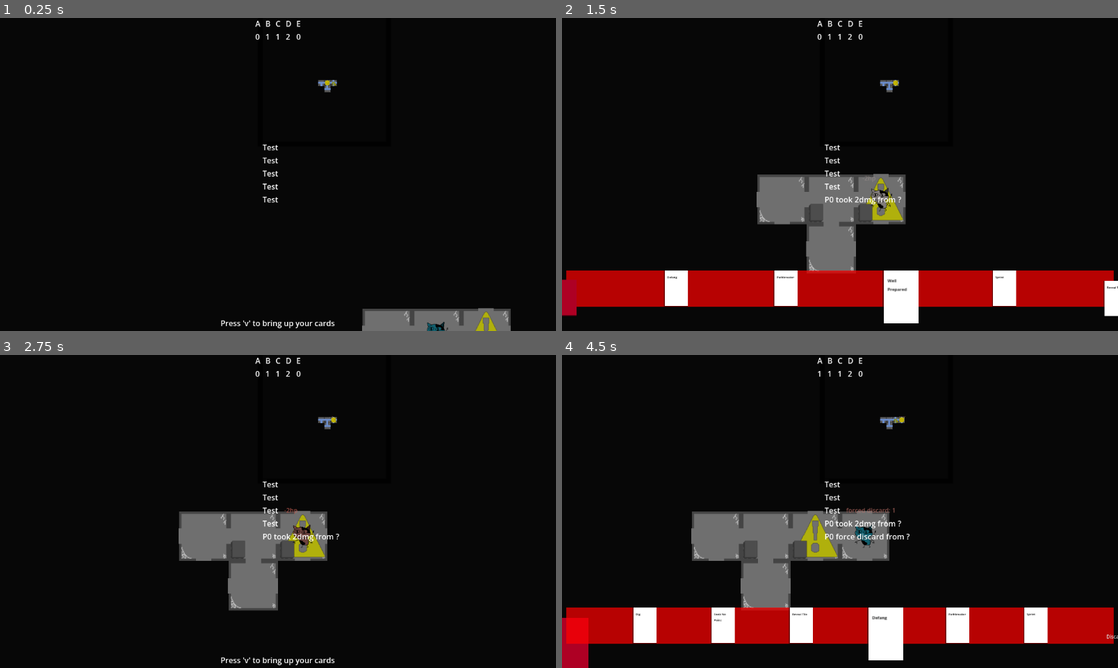
Above: before the commit, frames 1-4 (two rows, left to right).
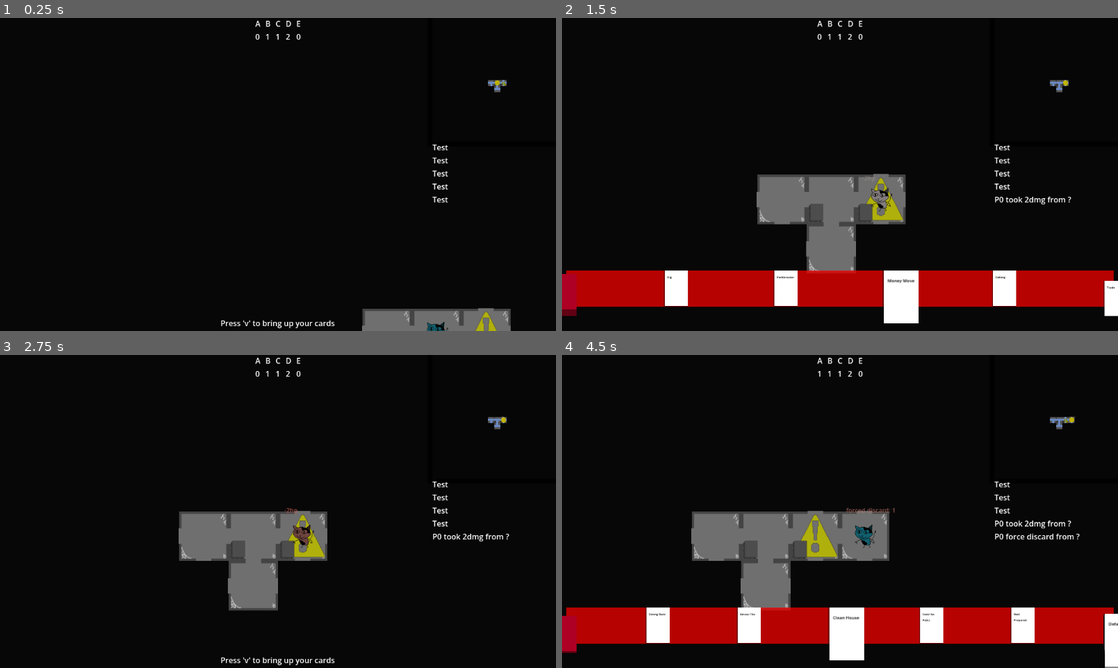
Above: after the commit, the same moments.

Repository: emrysshevek/gameganggame
Game: Godot game, scene res://scenes/GameScene.tscn
The game is run twice, just before and just after one commit, with the same random seed, the same clock (stepped at 60 frames per second) and the same inputs.
Inputs (mouse positions are in pixels of both pictures, inside the frame that each line leads up to):
- Up to frame 1 (0.25 s): no input
- Up to frame 2 (1.5 s): tap V (debug_v) at 0.5, 1.25 s; move the mouse to (962, 158) at 0.52 s; hold D (move_right) 0.53-1.25 s; tap G (discard) at 0.6 s; click (962, 158) at 0.67 s; drag from (728, 190) to (812, 237) at 1.27 s
- Up to frame 3 (2.75 s): move the mouse to (333, 442) at 2.02 s; hold D (move_right) from 2.03 s (still down); tap F (select) at 2.1 s; tap G (discard) at 2.3 s
- Up to frame 4 (4.5 s): release D (move_right) at 2.75 s; tap V (debug_v) at 2.75, 3.5, 4.25 s; drag from (812, 574) to (673, 464) at 2.77 s; move the mouse to (1006, 558) at 3.52 s; hold A (move_left) 3.53-4.25 s; tap Enter (toggle_end_turn) at 3.6 s; tap G (discard) at 3.8 s; drag from (673, 464) to (756, 433) at 4.27 s

The runs differ from the first frame. In frame 1, 0.5% of the frame differs, in the area x 47-92%, y 19-60%; in frame 2, 0.9%; in frame 3, 0.7%; in frame 4, 8.0%, in the area x 0-100%, y 19-100%.

Commit message:
Setup 6 cards, fixed minimap issue

Diff:
--- a/cards/cards/card_list.tres
+++ b/cards/cards/card_list.tres
@@ -8,15 +8,27 @@
 [ext_resource type="PackedScene" uid="uid://c1nfp633qvi8b" path="res://cards/cards/dig/dig_card.tscn" id="5_hu8k6"]
 [ext_resource type="PackedScene" uid="uid://bakduutvsha55" path="res://cards/cards/pathbreaker/pathbreaker_card.tscn" id="6_5t7bn"]
 [ext_resource type="PackedScene" uid="uid://dnojbgbc2wt4b" path="res://cards/cards/feelz_no_painz/feelz_no_painz_card.tscn" id="7_hy721"]
+[ext_resource type="PackedScene" uid="uid://cs10s4igty4ad" path="res://cards/cards/clean_house/clean_house_card.tscn" id="8_khsxp"]
+[ext_resource type="PackedScene" uid="uid://ww4t00vbsf14" path="res://cards/cards/trade/trade_card.tscn" id="9_4im7e"]
+[ext_resource type="PackedScene" uid="uid://b5yi5nqgjiud5" path="res://cards/cards/money_move/money_move_card.tscn" id="10_j8rf1"]
+[ext_resource type="PackedScene" uid="uid://buwi5r6lw6da1" path="res://cards/cards/strong_back/strong_back_card.tscn" id="11_7spg2"]
+[ext_resource type="PackedScene" uid="uid://cb57hwhxnsg4g" path="res://cards/cards/free_draw/free_draw_card.tscn" id="12_60ltf"]
+[ext_resource type="PackedScene" uid="uid://djehepjb3ffgx" path="res://cards/cards/extra_bandages/extra_bandages_card.tscn" id="13_7jtia"]
 
 [resource]
 script = ExtResource("1_p6edn")
 cards = Dictionary[String, PackedScene]({
+"clean_house": ExtResource("8_khsxp"),
 "defang": ExtResource("4_jsrv2"),
 "dig": ExtResource("5_hu8k6"),
+"extra_bandages": ExtResource("13_7jtia"),
 "feelz_no_painz": ExtResource("7_hy721"),
+"free_draw": ExtResource("12_60ltf"),
+"money_move": ExtResource("10_j8rf1"),
 "pathbreaker": ExtResource("6_5t7bn"),
 "reveal_tile": ExtResource("4_5t7bn"),
 "sprint": ExtResource("3_4e6cq"),
+"strong_back": ExtResource("11_7spg2"),
+"trade": ExtResource("9_4im7e"),
 "well_prepared": ExtResource("2_r4ysr")
 })
--- /dev/null
+++ b/cards/cards/clean_house/clean_house_card.gd
@@ -0,0 +1,9 @@
+extends Card
+
+##pick up all resource cards on current tile
+
+func _trigger_play_ability() -> void:
+	var tile_position:Vector2 = owning_character.grid_coordinates
+	var grid_man:GridManager = Utils.try_get_grid_man()
+	grid_man.floor_maps[owning_character.current_floor][tile_position.x][tile_position.y].pickup_cards(owning_character)
+	super._trigger_play_ability()
--- /dev/null
+++ b/cards/cards/clean_house/clean_house_card.tscn
@@ -0,0 +1,9 @@
+[gd_scene format=3 uid="uid://cs10s4igty4ad"]
+
+[ext_resource type="PackedScene" uid="uid://bnv5dqpc4y8xb" path="res://cards/card.tscn" id="1_p8gcx"]
+[ext_resource type="Script" uid="uid://rxj45v4qbre5" path="res://cards/cards/clean_house/clean_house_card.gd" id="2_h7itx"]
+
+[node name="CleanHouseCard" unique_id=693299294 instance=ExtResource("1_p8gcx")]
+script = ExtResource("2_h7itx")
+description = "Clean House"
+targets_required = null
--- /dev/null
+++ b/cards/cards/extra_bandages/extra_bandages_card.gd
@@ -0,0 +1,10 @@
+extends Card
+
+#when discarded heal 1 if E value is > 0
+
+func _trigger_play_ability() -> void:
+	fail_to_play()
+
+func _trigger_discard_ability() -> void:
+	if Utils.try_get_value_manager().get_value(Model.CreatureValue.EMPATHY) > 0:
+		owning_character.heal(1)
--- /dev/null
+++ b/cards/cards/extra_bandages/extra_bandages_card.tscn
@@ -0,0 +1,9 @@
+[gd_scene format=3 uid="uid://djehepjb3ffgx"]
+
+[ext_resource type="PackedScene" uid="uid://bnv5dqpc4y8xb" path="res://cards/card.tscn" id="1_ov7fl"]
+[ext_resource type="Script" uid="uid://vwi0iehf662j" path="res://cards/cards/extra_bandages/extra_bandages_card.gd" id="2_n3drm"]
+
+[node name="ExtraBandagesCard" unique_id=693299294 instance=ExtResource("1_ov7fl")]
+script = ExtResource("2_n3drm")
+description = "Extra Bandages"
+targets_required = null
--- /dev/null
+++ b/cards/cards/free_draw/free_draw_card.gd
@@ -0,0 +1,9 @@
+extends Card
+
+##if this card is discarded draw one card
+
+func _trigger_play_ability() -> void:
+	fail_to_play()
+
+func _trigger_discard_ability() -> void:
+	owning_character.my_screen.card_manager.draw(1)
--- /dev/null
+++ b/cards/cards/free_draw/free_draw_card.tscn
@@ -0,0 +1,9 @@
+[gd_scene format=3 uid="uid://cb57hwhxnsg4g"]
+
+[ext_resource type="PackedScene" uid="uid://bnv5dqpc4y8xb" path="res://cards/card.tscn" id="1_nmgwl"]
+[ext_resource type="Script" uid="uid://dhuauc0xlyseo" path="res://cards/cards/free_draw/free_draw_card.gd" id="2_fapd0"]
+
+[node name="FreeDrawCard" unique_id=693299294 instance=ExtResource("1_nmgwl")]
+script = ExtResource("2_fapd0")
+description = "Free Draw"
+targets_required = null
--- /dev/null
+++ b/cards/cards/money_move/money_move_card.gd
@@ -0,0 +1,12 @@
+extends Card
+
+##Add X movement where x is # of resource cards in hand
+
+func _trigger_play_ability() -> void:
+	var resource_card_count:int = 0
+	var cards_in_hand:Array[Card] = owning_character.my_screen.card_manager.hand_pile.cards
+	for each_card in cards_in_hand:
+		if each_card is LootCard:
+			resource_card_count += 1
+	owning_character.movement += resource_card_count
+	super._trigger_play_ability()
--- /dev/null
+++ b/cards/cards/money_move/money_move_card.tscn
@@ -0,0 +1,9 @@
+[gd_scene format=3 uid="uid://b5yi5nqgjiud5"]
+
+[ext_resource type="PackedScene" uid="uid://bnv5dqpc4y8xb" path="res://cards/card.tscn" id="1_nd4dh"]
+[ext_resource type="Script" uid="uid://bm6hya4tib30i" path="res://cards/cards/money_move/money_move_card.gd" id="2_al8sb"]
+
+[node name="MoneyMoveCard" unique_id=693299294 instance=ExtResource("1_nd4dh")]
+script = ExtResource("2_al8sb")
+description = "Money Move"
+targets_required = null
--- /dev/null
+++ b/cards/cards/strong_back/strong_back_card.gd
@@ -0,0 +1,15 @@
+extends Card
+
+##discard all resource cards in hand and draw that many cards + 1
+
+func _trigger_play_ability() -> void:
+	var resource_cards:Array[Card]
+	var cards_in_hand:Array[Card] = owning_character.my_screen.card_manager.hand_pile.cards
+	for each_card in cards_in_hand:
+		if each_card is LootCard:
+			resource_cards.append(each_card)
+	var cards_to_draw:int = resource_cards.size() + 1
+	for each_card in resource_cards:
+		owning_character.my_screen.card_manager.discard(each_card)
+	owning_character.my_screen.card_manager.draw(cards_to_draw)
+	super._trigger_play_ability()
--- /dev/null
+++ b/cards/cards/strong_back/strong_back_card.tscn
@@ -0,0 +1,9 @@
+[gd_scene format=3 uid="uid://buwi5r6lw6da1"]
+
+[ext_resource type="PackedScene" uid="uid://bnv5dqpc4y8xb" path="res://cards/card.tscn" id="1_v3ub1"]
+[ext_resource type="Script" uid="uid://o4t2m2ph7ro1" path="res://cards/cards/strong_back/strong_back_card.gd" id="2_ubk2o"]
+
+[node name="StrongBackCard" unique_id=693299294 instance=ExtResource("1_v3ub1")]
+script = ExtResource("2_ubk2o")
+description = "Strong Back"
+targets_required = null
--- /dev/null
+++ b/cards/cards/trade/trade_card.gd
@@ -0,0 +1,9 @@
+extends Card
+
+##discard your hand, then draw that many cards + 1
+
+func _trigger_play_ability() -> void:
+	var hand_size:int = owning_character.my_screen.card_manager.hand_pile.count
+	owning_character.my_screen.card_manager.discard_hand()
+	owning_character.my_screen.card_manager.draw(hand_size + 1)
+	super._trigger_play_ability()
--- /dev/null
+++ b/cards/cards/trade/trade_card.tscn
@@ -0,0 +1,9 @@
+[gd_scene format=3 uid="uid://ww4t00vbsf14"]
+
+[ext_resource type="PackedScene" uid="uid://bnv5dqpc4y8xb" path="res://cards/card.tscn" id="1_tyk6b"]
+[ext_resource type="Script" uid="uid://nvuwcpiysjwx" path="res://cards/cards/trade/trade_card.gd" id="2_ld76h"]
+
+[node name="TradeCard" unique_id=693299294 instance=ExtResource("1_tyk6b")]
+script = ExtResource("2_ld76h")
+description = "Trade"
+targets_required = null
--- a/entities/character.gd
+++ b/entities/character.gd
@@ -35,7 +35,7 @@
 
 #character basic info
 var health_max:int = 5
-var health_current:int
+var health_current:int = health_max
 var grid_coordinates:Vector2
 var current_floor:int
 #movement starts at 3 so character can move a big right at the game start, for testing
--- a/scenes/game_scene.gd
+++ b/scenes/game_scene.gd
@@ -57,13 +57,17 @@
 
 	#setup minimap and add it to the tree + in the correct location on the screen
 	var minimap:PlayerSubViewport = setup_minimap()
+	minimap.name = "minimap"
 	minimap.reparent($PlayerAreas/Control)
 
 	#setup notif log that appears under the minimap
 	var notif_log = notification_log_scene.instantiate()
 	$PlayerAreas/Control.add_child(notif_log)
-	notif_log.position = Vector2(minimap.position.x, minimap.position.y + _minimap_size.y)
-
+	#sets the notif log position based on number of players, as minimap position changes based on number of players
+	if number_of_players == 1 or number_of_players == 4:
+		notif_log.position = Vector2(minimap.position.x, minimap.position.y + _minimap_size.y)
+	else:
+		notif_log.position = Vector2(minimap.position.x, minimap.position.y - _minimap_size.y)
 	Events.game_started.emit()
 	start_round()
 
@@ -144,11 +148,13 @@
 func setup_minimap():
 	#configure size and placement of minimap depending on number of players
 	_minimap_size = Vector2(((Utils.try_get_grid_man().map_width * _tile_size.x) * _minimap_zoom.x), ((Utils.try_get_grid_man().map_height * _tile_size.y) * _minimap_zoom.y))
-	_minimap_coord_1p = Vector2(DisplayServer.window_get_size().x - _minimap_size.x, 0)
-	_minimap_coord_2p = Vector2((DisplayServer.window_get_size().x / 2) - _minimap_size.x/2, (DisplayServer.window_get_size().y) - _minimap_size.y)
-	_minimap_coord_3p = Vector2((0), (DisplayServer.window_get_size().y) - _minimap_size.y)
-	_minimap_coord_4p = Vector2((DisplayServer.window_get_size().x / 2) - _minimap_size.x/2, (DisplayServer.window_get_size().y / 2) - _minimap_size.y/2)
-
+	_minimap_coord_1p = Vector2($PlayerAreas/Control.size.x - _minimap_size.x, 0)
+	_minimap_coord_2p = Vector2(($PlayerAreas/Control.size.x / 2) - _minimap_size.x/2, ($PlayerAreas/Control.size.y) - _minimap_size.y)
+	_minimap_coord_3p = Vector2((0), ($PlayerAreas/Control.size.y) - _minimap_size.y)
+	_minimap_coord_4p = Vector2(($PlayerAreas/Control.size.x / 2) - _minimap_size.x/2, ($PlayerAreas/Control.size.y / 2) - _minimap_size.y/2)
+	print(str(DisplayServer.window_get_size()))
+	print(str(_minimap_size))
+	print(str(_minimap_coord_1p))
 	#setting up the minimap viewport visuals
 	var minimap_coords = [_minimap_coord_1p, _minimap_coord_2p, _minimap_coord_3p, _minimap_coord_4p]
 	var minimap_viewport = player_viewport_scene.instantiate()
Not shown, added: cards/cards/clean_house/clean_house_card.gd.uid
Not shown, added: cards/cards/extra_bandages/extra_bandages_card.gd.uid
Not shown, added: cards/cards/free_draw/free_draw_card.gd.uid
Not shown, added: cards/cards/money_move/money_move_card.gd.uid
Not shown, added: cards/cards/strong_back/strong_back_card.gd.uid
Not shown, added: cards/cards/trade/trade_card.gd.uid
